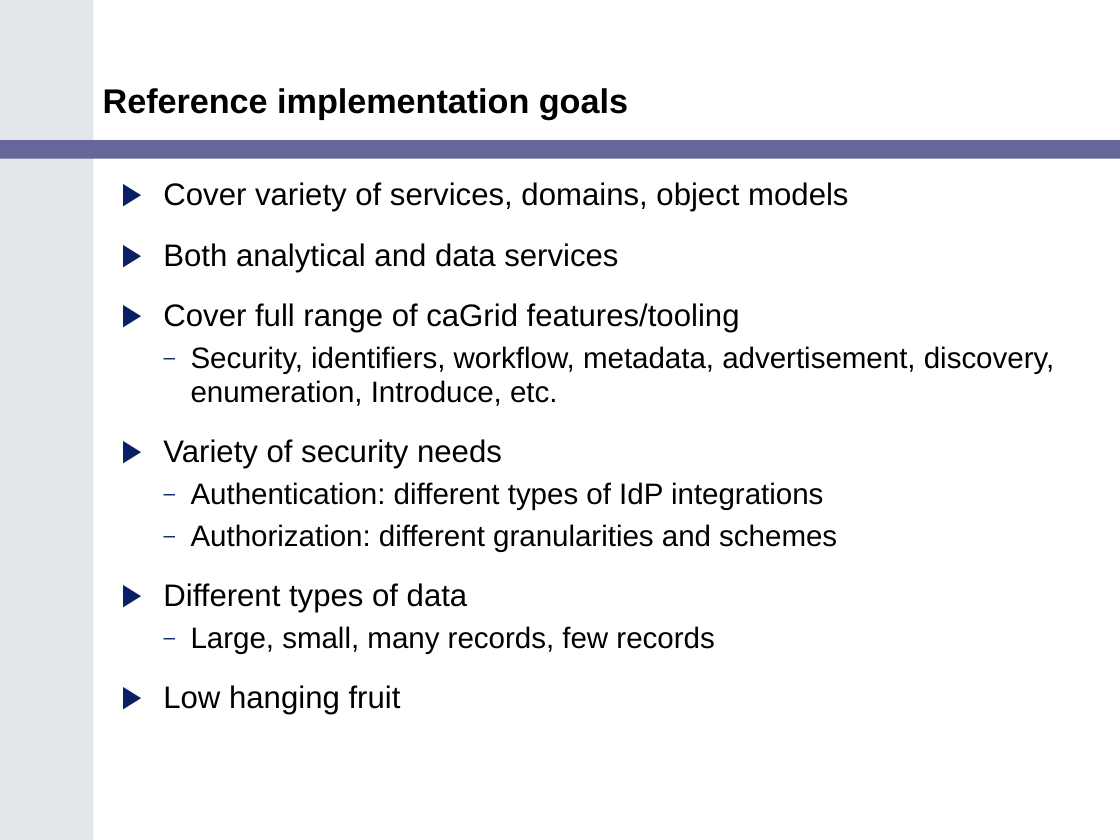
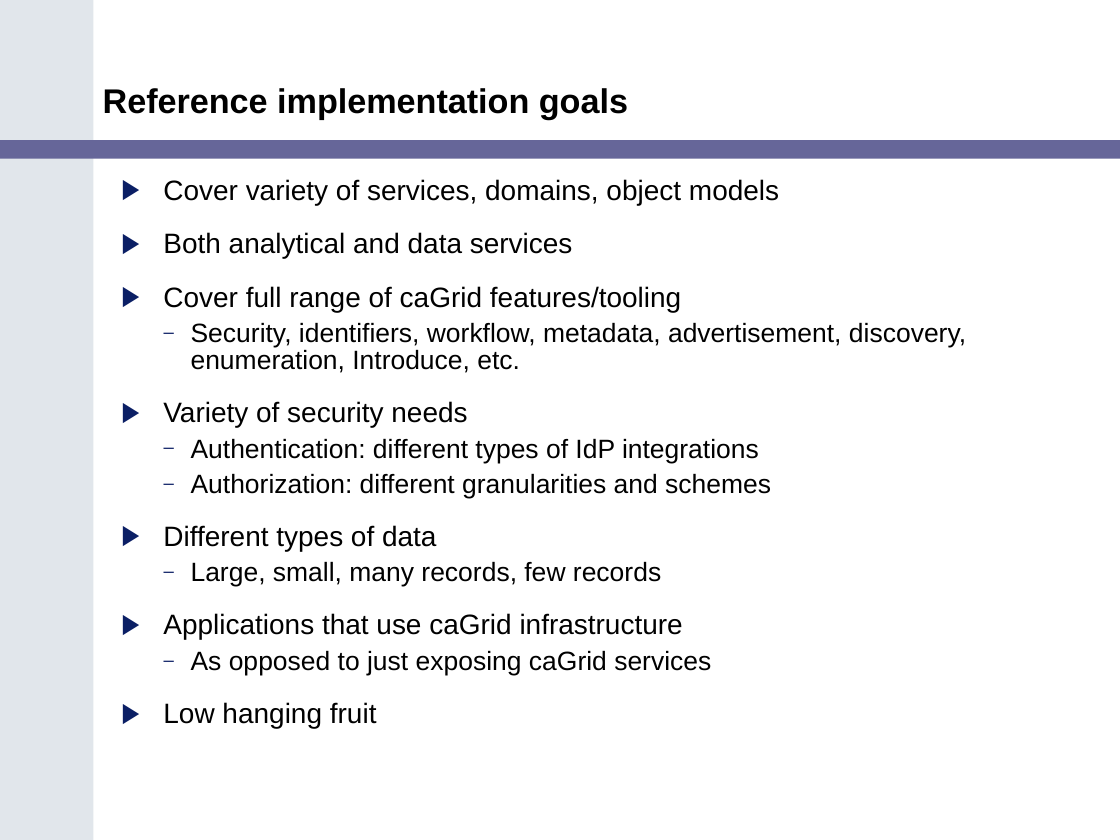
Before and after one commit to NCIP/cagrid-portal, a slide deck: slide 3 of cagrid-1-0/Documentation/presentations/200607_VCDE_ARCH/Ref_Impl_Arch_VCDE_2006_07.ppt. Drawn at 1120x840 pixels with LibreOffice and Linux fonts; fonts in the diff are those of the drawing; background and template pictures are left out. Boxes give left, top, right and bottom in pixels: in the first picture for what was removed or moved away, otherwise in the second. Text is boxed around its words. In the diff, an @@ line names an element or a change of style, - is before the commit and + after.

```diff
--- a/cagrid-1-0/Documentation/presentations/200607_VCDE_ARCH/Ref_Impl_Arch_VCDE_2006_07.ppt
+++ b/cagrid-1-0/Documentation/presentations/200607_VCDE_ARCH/Ref_Impl_Arch_VCDE_2006_07.ppt
@@ text at (x1=163, y1=179, x2=966, y2=728): size 20 to 18 pt in "Cover variety of services, domains, object models", "Both analytical and data services", "Cover full range of caGrid features/tooling", "Variety of security needs" and 2 more places; size 19 to 17 pt in "Security, identifiers, workflow, metadata, advertisement, di ...", "Authentication: different types of IdP integrations", "Authorization: different granularities and schemes", "Large, small, many records, few records"; line spacing 0.95 to 0.85 @@
@@ text at (x1=163, y1=613, x2=711, y2=675): paragraphs added @@
+▶ Applications that use caGrid infrastructure
+  – As opposed to just exposing caGrid services
```
Also in this commit, not shown: 2 other slides changed.
